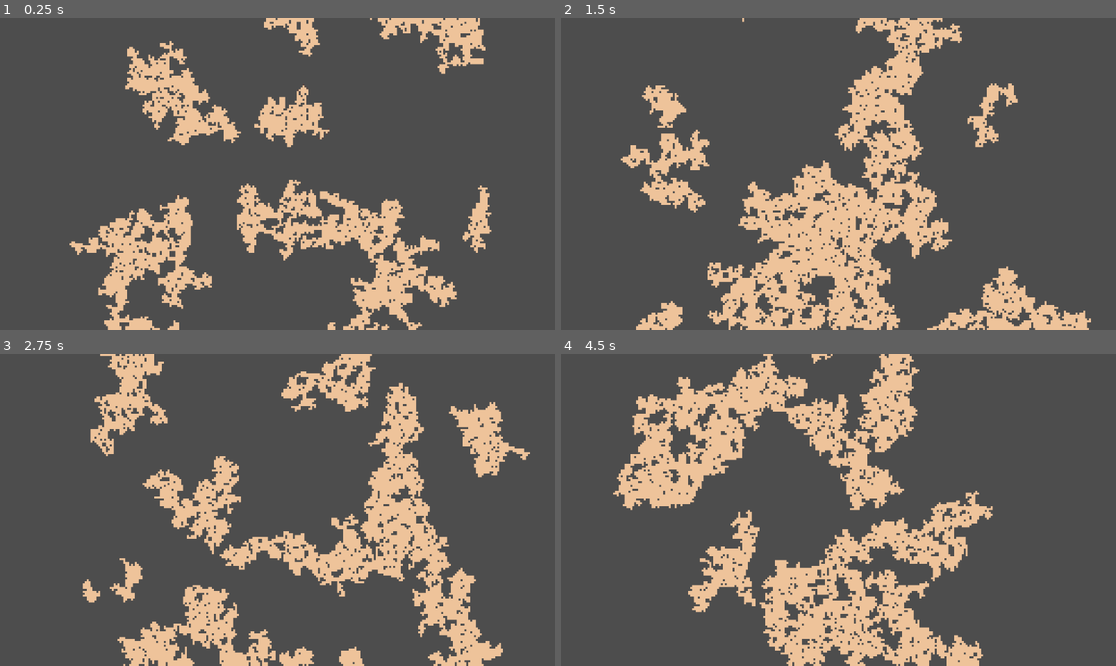
Above: before the commit, frames 1-4 (two rows, left to right).
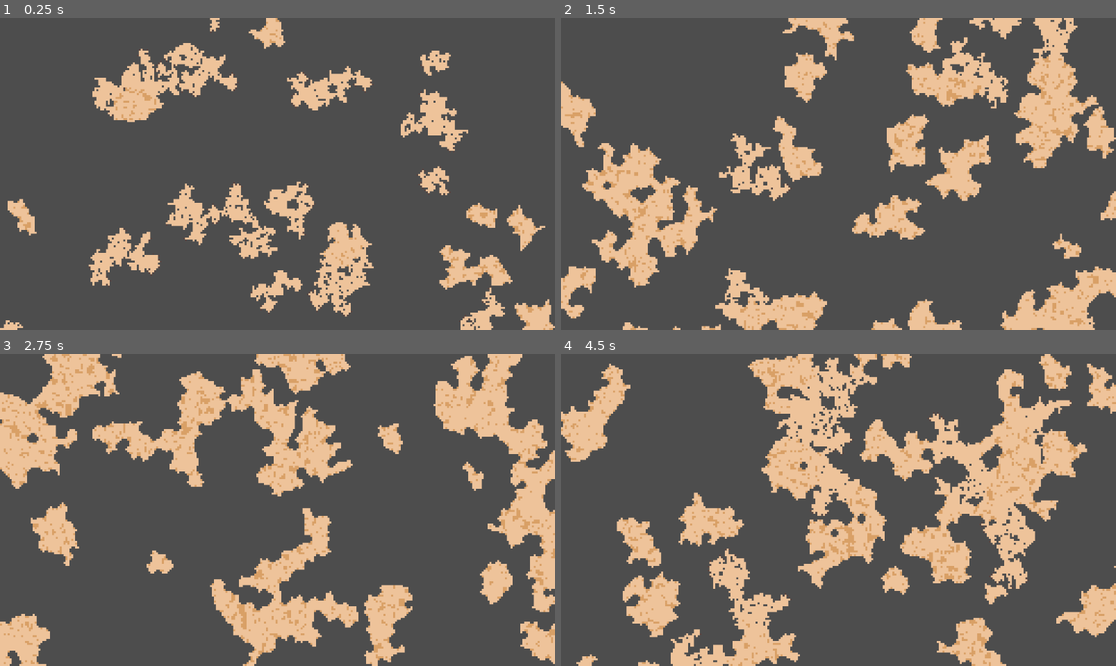
Above: after the commit, the same moments.

Repository: TreacherousDev/Treacherous
Game: Godot game, scene res://main/map_generator/map_manager.tscn
The game is run twice, just before and just after one commit, with the same random seed, the same clock (stepped at 60 frames per second) and the same inputs.
Inputs (mouse positions are in pixels of both pictures, inside the frame that each line leads up to):
- Up to frame 1 (0.25 s): no input
- Up to frame 2 (1.5 s): tap Enter (ui_accept) at 0.5, 0.77 s; move the mouse to (960, 158) at 0.52 s; click (960, 158) at 0.67 s; move the mouse to (727, 189) at 1.27 s; click (727, 189) at 1.42 s
- Up to frame 3 (2.75 s): tap Enter (ui_accept) at 1.52 s; move the mouse to (333, 441) at 2.02 s; click (333, 441) at 2.17 s
- Up to frame 4 (4.5 s): tap Enter (ui_accept) at 2.75, 3.02, 3.77 s; move the mouse to (810, 572) at 2.77 s; click (810, 572) at 2.92 s; move the mouse to (1005, 556) at 3.52 s; click (1005, 556) at 3.67 s; move the mouse to (672, 463) at 4.27 s; click (672, 463) at 4.42 s

The runs differ from the first frame. In frame 1, 24% of the frame differs, in the area x 0-100%, y 0-100%; in frame 2, 37%; in frame 3, 44%; in frame 4, 43%.

Commit message:
fixed broken links due to refactoring and renaming

Diff:
--- a/main/map_generator/cave_generator.gd
+++ b/main/map_generator/cave_generator.gd
@@ -1,4 +1,4 @@
-extends TDMapGenerator
+extends TreacherousMapGenerator
 
 
 func end_production():
@@ -28,7 +28,7 @@
 		if chunk % 30 == 0:
 			await get_tree().process_frame
 		chunk += 1
-		set_cell(0, cell, 0, Vector2i(16, 0))
+		map.set_cell(0, cell, 0, Vector2i(16, 0))
 
 	if border_cells_to_fill.size() != 0:
 		border_cells_to_fill = get_next_border_cells_to_fill(fill_next)
@@ -42,7 +42,7 @@
 	var neighbor_count: int = 0
 	for direction in moore_directions:
 		var moore_neighbor = cell + direction
-		if get_cell_atlas_coords(0, moore_neighbor) != Vector2i(-1, -1):
+		if map.get_cell_atlas_coords(0, moore_neighbor) != Vector2i(-1, -1):
 			neighbor_count += 1
 	return neighbor_count
 
@@ -52,7 +52,7 @@
 	for cell in expandable_rooms:
 		for direction in vn_directions:
 			var vn_neighbor = cell + direction
-			if get_cell_atlas_coords(0, vn_neighbor) == Vector2i(-1, -1):
+			if map.get_cell_atlas_coords(0, vn_neighbor) == Vector2i(-1, -1):
 				if !border_cells_to_fill.has(vn_neighbor):
 					border_cells_to_fill.append(vn_neighbor)
 	smoothen_border()
@@ -62,7 +62,7 @@
 	for cell in recently_filled_cells:
 		for direction in moore_directions:
 			var neighbor = cell + direction
-			if get_cell_atlas_coords(0, neighbor) == Vector2i(-1, -1):
+			if map.get_cell_atlas_coords(0, neighbor) == Vector2i(-1, -1):
 				if !result.has(neighbor):
 					result.append(neighbor)
 	return result
@@ -88,6 +88,6 @@
 
 
 		# sample 1: prevents the map from branching more than 10 branching paths per iteration
-	if rooms_expected_next_iteration < 20:
-		delete_rooms_from_pool([parent_direction], room_selection)
+	if rooms_expected_next_iteration > 20:
+		force_spawn_room(parent_direction, room_selection)
 ################################################################################################
--- a/main/map_generator/map_generator.gd
+++ b/main/map_generator/map_generator.gd
@@ -5,7 +5,7 @@
 # https://github.com/TreacherousDev/Cellular-Procedural-Generation-with-Tilemaps #
 ##################################################################################
 
-@onready var map: TileMap = get_parent()
+var map: TileMap = get_parent()
 ## The number of rooms expected.
 @export var map_size: int = 100
 
@@ -81,6 +81,8 @@
 ## Initialzes the algorithm from the origin
 func start():
 	print(start_position)
+	print(map_size)
+	map = get_parent()
 	map.set_cell(0, start_position, 0, Vector2i(start_id, 0))
 	cell_data[start_position] = [0, null, null, [], []]
 	current_map_size += 1
--- a/main/map_generator/map_manager.gd
+++ b/main/map_generator/map_manager.gd
@@ -2,9 +2,11 @@
 
 @export var generator: PackedScene
 @export var generator_count: int = 1
+@export var generator_script: GDScript
 var generators: Array[TreacherousMapGenerator] = []
 
 func _ready():
+	randomize()
 	start()
 
 # Enter: Reload Map
@@ -20,8 +22,11 @@
 	for i in range(generator_count):
 		var gen = generator.instantiate()
 		add_child(gen)
-		gen.start_position.x = randi_range(-100, 100)
+		gen.set_script(generator_script)
+		gen.start_position.x = randi_range(-140, 140)
 		gen.start_position.y = randi_range(-100, 100)
 		gen.start_id = randi_range(1, 15)
-		gen.map_size = randi_range(50, 1000)
+		gen.map_size = randi_range(50, 800)
+		gen.batch_size = 2
+		print(gen.map_size)
 		gen.start()
--- a/main/map_generator/map_manager.tscn
+++ b/main/map_generator/map_manager.tscn
@@ -1,15 +1,17 @@
-[gd_scene load_steps=4 format=3 uid="uid://d4ljvc70iujkn"]
+[gd_scene load_steps=5 format=3 uid="uid://d4ljvc70iujkn"]
 
 [ext_resource type="TileSet" uid="uid://b0jjcpx0cmh36" path="res://main/resources/map_generator_cave.tres" id="1_ewfv4"]
 [ext_resource type="Script" path="res://main/map_generator/map_manager.gd" id="2_bmnuc"]
 [ext_resource type="PackedScene" uid="uid://b37gnjtxanqqk" path="res://generator.tscn" id="3_204fj"]
+[ext_resource type="Script" path="res://main/map_generator/cave_generator.gd" id="4_m6if3"]
 
 [node name="map_manager" type="TileMap"]
 tile_set = ExtResource("1_ewfv4")
 format = 2
 script = ExtResource("2_bmnuc")
 generator = ExtResource("3_204fj")
-generator_count = 20
+generator_count = 36
+generator_script = ExtResource("4_m6if3")
 
 [node name="Camera2D" type="Camera2D" parent="."]
 zoom = Vector2(0.2, 0.2)
--- a/main/map_generator/maze_generator.gd
+++ b/main/map_generator/maze_generator.gd
@@ -1,4 +1,4 @@
-extends TDMapGenerator
+extends TreacherousMapGenerator
 
 
 # END PRODUCTION
@@ -11,7 +11,7 @@
 @export var braid_percentage: float = 100
 func connect_dead_ends(dead_ends_to_connect: Array):
 	for dead_end in dead_ends_to_connect:
-		var id: int = get_cell_atlas_coords(0, dead_end).x
+		var id: int = map.get_cell_atlas_coords(0, dead_end).x
 		if id == cell_data[dead_end][PARENT_DIRECTION]:
 			connect_to_neighbor(dead_end, id)
 
@@ -49,26 +49,26 @@
 
 	var selected_neighbor_direction: int = select_random_element(neighbors)
 	var selected_neighbor_coords: Vector2i = dead_end + direction_to_coords[selected_neighbor_direction]
-	var selected_neighbor_cell_id: int = get_cell_atlas_coords(0, selected_neighbor_coords).x
+	var selected_neighbor_cell_id: int = map.get_cell_atlas_coords(0, selected_neighbor_coords).x
 
 	var new_cell_value = id + selected_neighbor_direction
-	set_cell(0, dead_end, 0, Vector2i(new_cell_value, 0))
+	map.set_cell(0, dead_end, 0, Vector2i(new_cell_value, 0))
 
 	var new_neighbor_cell_value = selected_neighbor_cell_id + opposite_direction[selected_neighbor_direction]
-	set_cell(0, selected_neighbor_coords, 0, Vector2i(new_neighbor_cell_value, 0))
+	map.set_cell(0, selected_neighbor_coords, 0, Vector2i(new_neighbor_cell_value, 0))
 
 # GET NEIGHBORS
 # Input: position of cell
 # Output: array containing all non-border von neuman neighbors, expressed as int bit flags
 func get_neighbors(cell: Vector2i) -> Array:
 	var neighbors = []
-	if get_cell_atlas_coords(0, cell + Vector2i.UP) != Vector2i.ZERO:
+	if map.get_cell_atlas_coords(0, cell + Vector2i.UP) != Vector2i.ZERO:
 		neighbors.append(1)
-	if get_cell_atlas_coords(0, cell + Vector2i.RIGHT) != Vector2i.ZERO:
+	if map.get_cell_atlas_coords(0, cell + Vector2i.RIGHT) != Vector2i.ZERO:
 		neighbors.append(2)
-	if get_cell_atlas_coords(0, cell + Vector2i.DOWN) != Vector2i.ZERO:
+	if map.get_cell_atlas_coords(0, cell + Vector2i.DOWN) != Vector2i.ZERO:
 		neighbors.append(4)
-	if get_cell_atlas_coords(0, cell + Vector2i.LEFT) != Vector2i.ZERO:
+	if map.get_cell_atlas_coords(0, cell + Vector2i.LEFT) != Vector2i.ZERO:
 		neighbors.append(8)
 	return neighbors
 
@@ -153,7 +153,7 @@
 	while i < path.size()-1:
 #		await get_tree().create_timer(0.05).timeout
 		var path_rotation = vector_to_rotation[path[i] - path[i+1]]
-		spawn_marker(icon, path[i], tile_set.tile_size, path_rotation)
+		spawn_marker(icon, path[i], map.tile_set.tile_size, path_rotation)
 		i += 1
 
 	pointer_1_path.clear()
--- a/project.godot
+++ b/project.godot
@@ -15,6 +15,10 @@
 config/features=PackedStringArray("4.0", "Forward Plus")
 config/icon="res://main/icon.svg"
 
+[display]
+
+window/size/mode=3
+
 [rendering]
 
 renderer/rendering_method="mobile"
